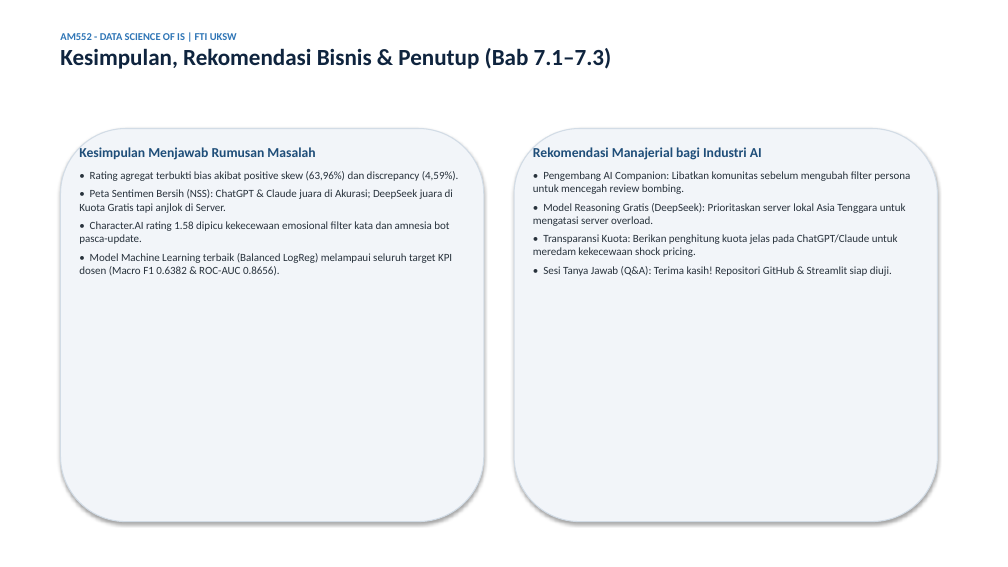
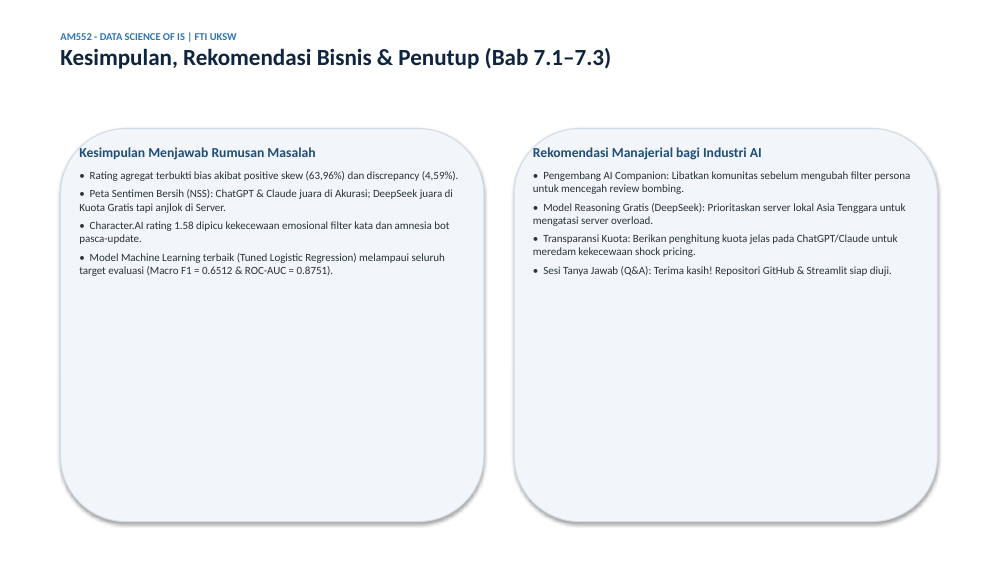
Before and after one commit to awillyam327/AM552B_GenAI_Indonesia, a slide deck: slide 12 of 06_deployment_reporting/682024046_KEL_DS_Presentasi.pptx. Drawn at 1008x567 pixels with LibreOffice and Linux fonts; fonts in the diff are those of the drawing. Boxes give left, top, right and bottom in pixels: in the first picture for what was removed or moved away, otherwise in the second. Text is boxed around its words. In the diff, an @@ line names an element or a change of style, - is before the commit and + after.

```diff
--- a/06_deployment_reporting/682024046_KEL_DS_Presentasi.pptx
+++ b/06_deployment_reporting/682024046_KEL_DS_Presentasi.pptx
@@ text at bbox=[79, 253, 445, 276]: text changed @@
-• Model Machine Learning terbaik (Balanced LogReg) melampaui seluruh target KPI dosen (Macro F1 0.6382 & ROC-AUC 0.8656).
+• Model Machine Learning terbaik (Tuned Logistic Regression) melampaui seluruh target evaluasi (Macro F1 = 0.6512 & ROC-AUC = 0.8751).
```
Also in this commit, not shown: 3 other slides changed, 34 other files.
